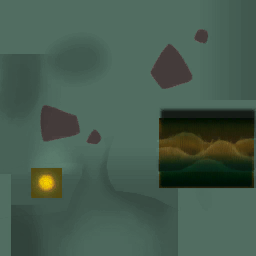
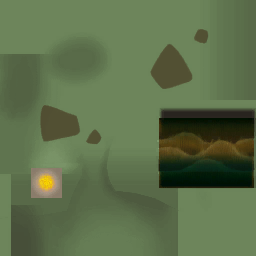
Before/after of a 256x256 layered artwork. What changed in the layer stack:
showed group "White" (7 layers) over [0, 0, 256, 256]
hid group "Green" (8 layers) over [0, 0, 256, 256]
